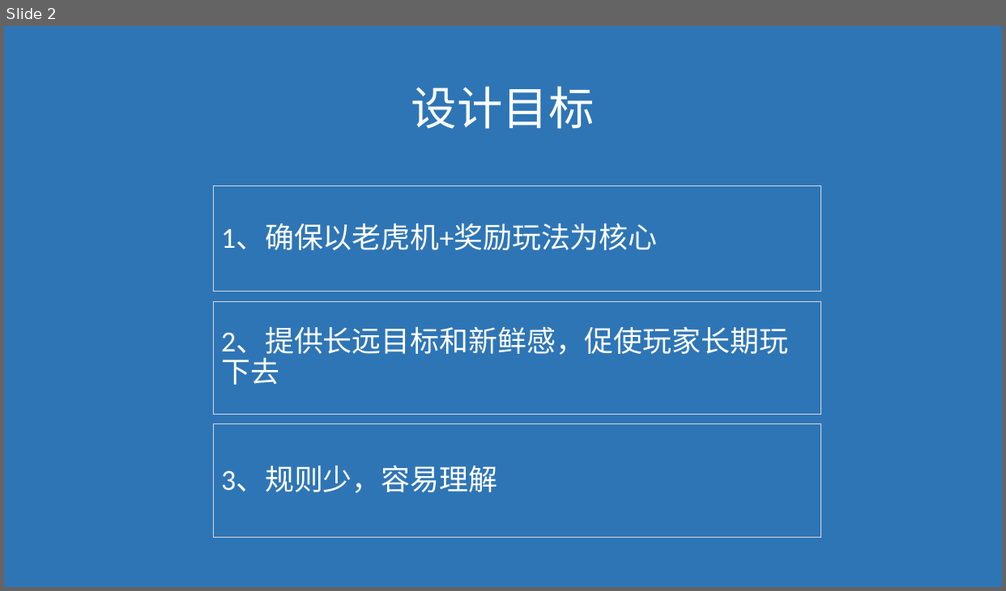
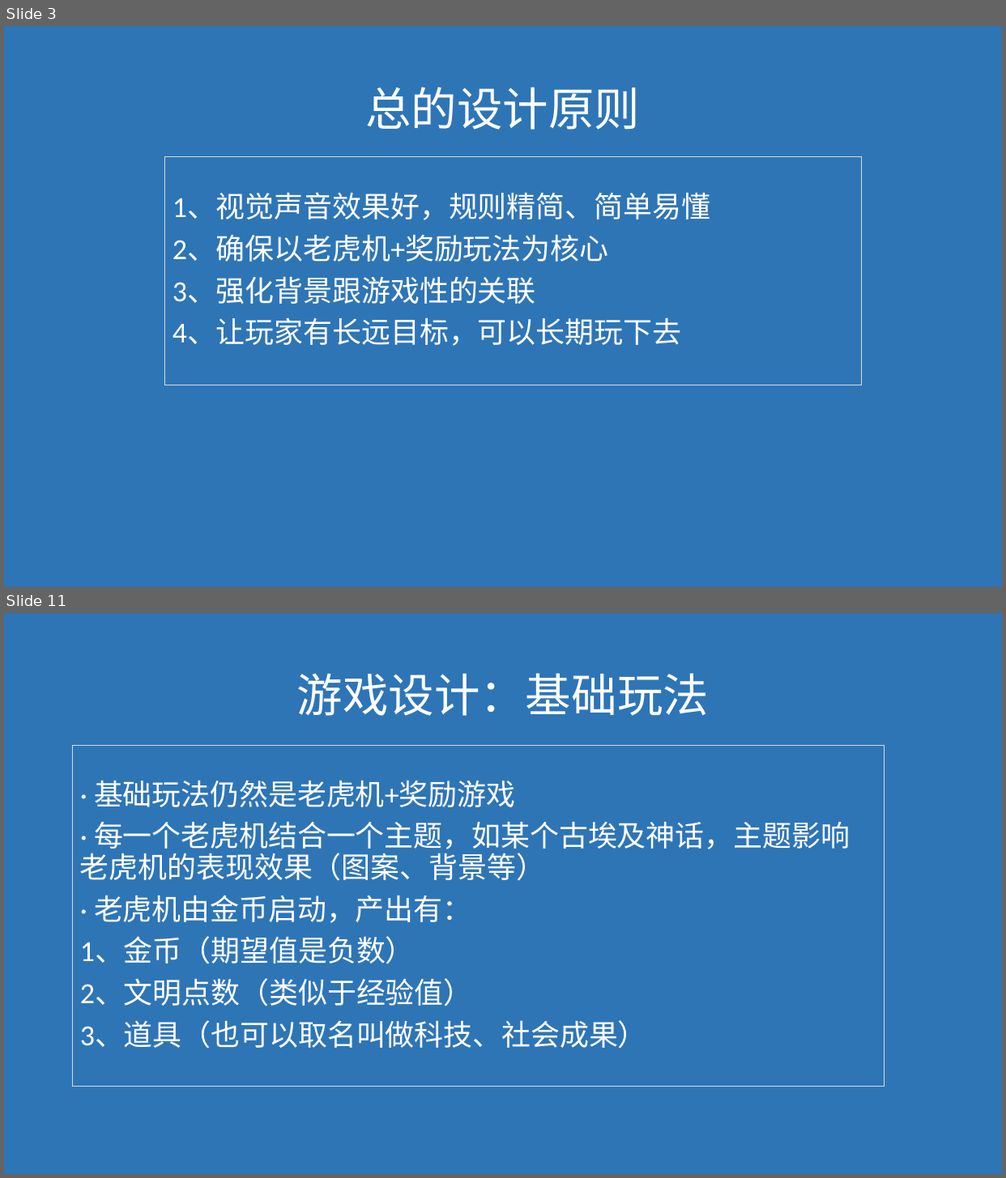
Before and after one commit to janryf/mygame, a slide deck: 构想.pptx. Shown one above the other, each under a label of ours: slide 2 before the commit, slides 3 and 11 after it; the slides between them are not shown. The pictures are 1006x591 and 1006x1178 pixels, drawn with LibreOffice and Linux fonts; fonts in the diff are those of the drawing. Boxes give left, top, right and bottom in pixels: in the first picture for what was removed or moved away, otherwise in the second. Text is boxed around its words. In the diff, an @@ line names an element or a change of style, - is before the commit and + after.

```diff
--- a/构想.pptx
+++ b/构想.pptx
@@ slide 11 added at box(4, 613, 1002, 1174), background #2E75B6 @@
@@ text added at box(297, 673, 710, 716), 44 pt, text #FFFFFF @@
+游戏设计：基础玩法
@@ rectangle added at box(73, 746, 884, 1087), outline #D9D9D9 0.75 pt dashed, 28 pt, text #FFFFFF @@
+· 基础玩法仍然是老虎机+奖励游戏
+· 每一个老虎机结合一个主题，如某个古埃及神话，主题影响老虎机的表现效果（图案、背景等）
+· 老虎机由金币启动，产出有：
+1、金币（期望值是负数）
+2、文明点数（类似于经验值）
+3、道具（也可以取名叫做科技、社会成果）
@@ what was slide 2 is now slide 3 @@
@@ slide 3 changed as well @@
@@ text at box(365, 87, 640, 130): text changed @@
-设计目标
+总的设计原则
@@ rectangle "1、视觉声音效果好，规则精简、简单易懂": place and size @@
-rectangle "1、视觉声音效果好，规则精简、简单易懂" at box(214, 186, 821, 291)
+rectangle "1、视觉声音效果好，规则精简、简单易懂" at box(165, 157, 862, 386)
@@ text in rectangle at box(172, 194, 710, 346): text changed @@
-1、确保以老虎机+奖励玩法为核心
+1、视觉声音效果好，规则精简、简单易懂
+2、确保以老虎机+奖励玩法为核心
+3、强化背景跟游戏性的关联
+4、让玩家有长远目标，可以长期玩下去
@@ rectangle removed at box(214, 301, 821, 415) @@
-2、提供长远目标和新鲜感，促使玩家长期玩下去
@@ rectangle removed at box(214, 425, 821, 537) @@
-3、规则少，容易理解
```
Also in this commit, not shown: 16 other slides added, 6 slides removed, 7 other files.
